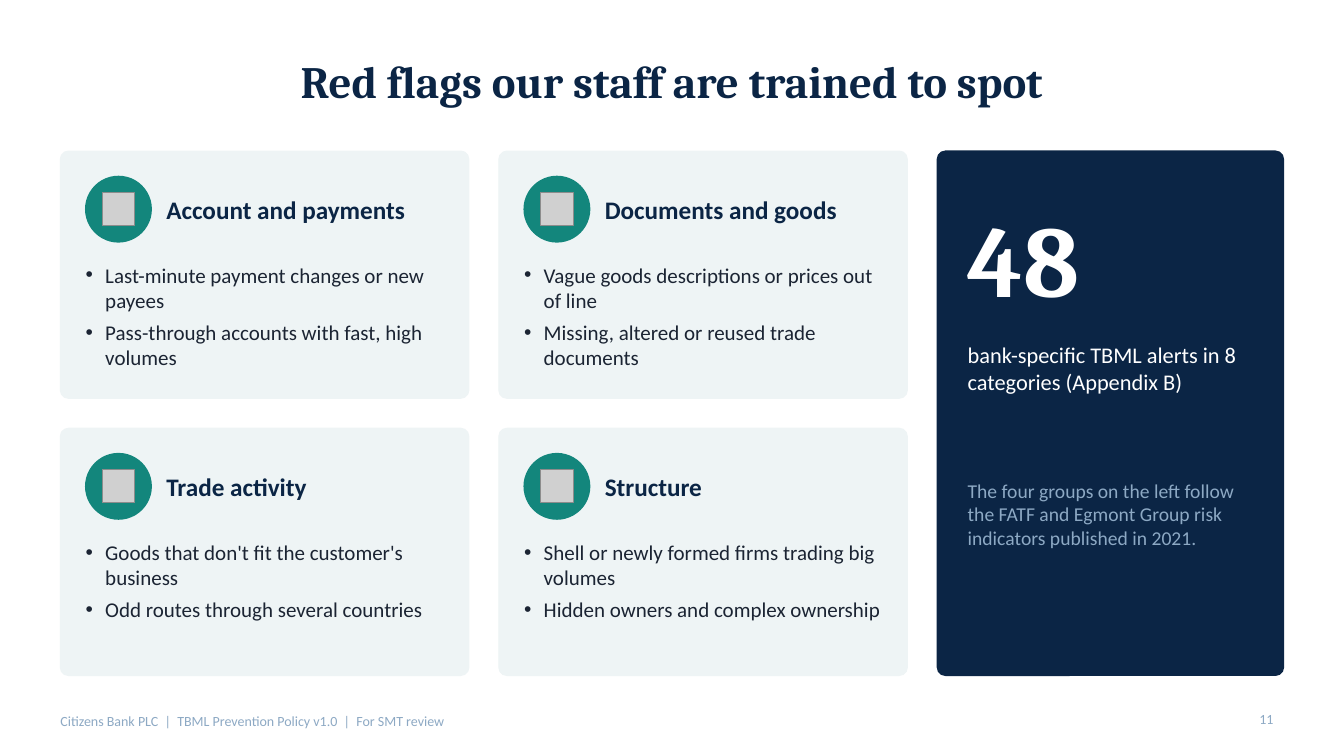
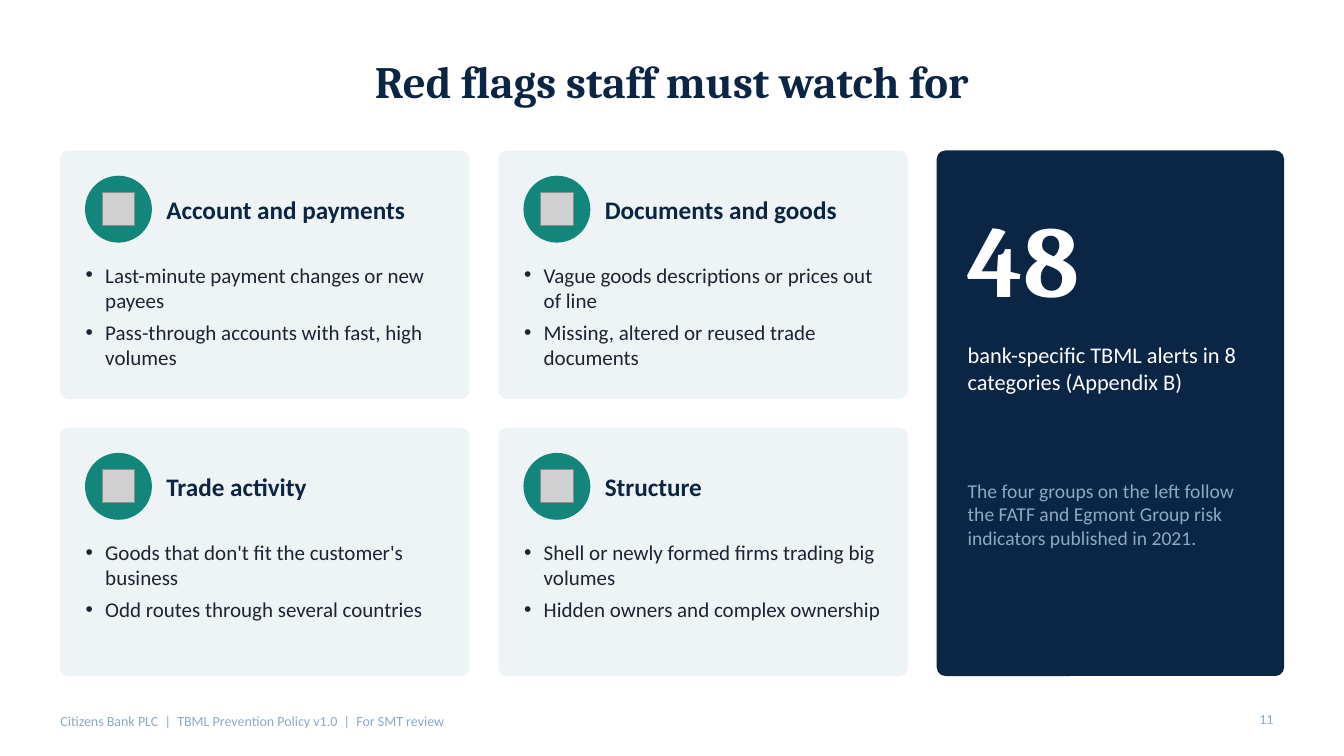
Before and after one commit to Subroto92/Code-check, a slide deck: slide 11 of TBML_Policy_SMT_Presentation.pptx. Drawn at 1344x756 pixels with LibreOffice and Linux fonts; fonts in the diff are those of the drawing; grey boxes stand for pictures. Boxes give left, top, right and bottom in pixels: in the first picture for what was removed or moved away, otherwise in the second. Text is boxed around its words. In the diff, an @@ line names an element or a change of style, - is before the commit and + after.

```diff
--- a/TBML_Policy_SMT_Presentation.pptx
+++ b/TBML_Policy_SMT_Presentation.pptx
@@ title at <box>375,66,968,108</box>: text changed @@
-Red flags our staff are trained to spot
+Red flags staff must watch for
```
Also in this commit, not shown: 2 other slides changed.
